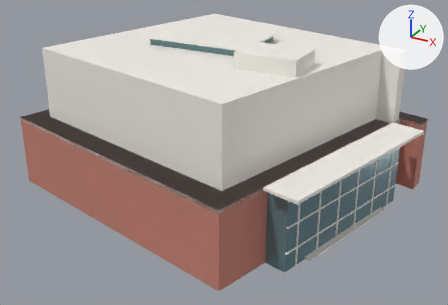
What one commit did to the Blender file assets/models/communal.blend.
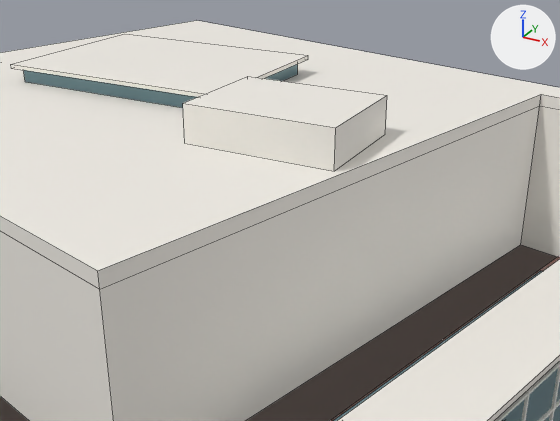
Old and new are each drawn whole from a 50 mm lens placed at (40.9, -72.5, 40.7), pointed at (2.3, -2.3, 5.7) and again close up from a 50 mm lens placed at (28.2, -37.2, 32.1), pointed at (11.4, -6.8, 16.8). Every picture has the same lights, and +X, +Y and +Z are marked at upper right. The first two pictures are the older version. The close-ups show mesh edges as thin lines.

Before the edit, the objects in view are built like this:
```python
me_com_terrace_edge = bpy.data.meshes.new('COM_terrace_edge')
me_com_terrace_edge.from_pydata(...)  # 12 vertices, 8 faces; spans x -24.2..26.5, y -24.0..23.9, z 9.5..10.0
me_com_terrace_edge.materials.append(mat_com_white)  # white #f3f0e8
me_com_upper = bpy.data.meshes.new('COM_upper')
me_com_upper.from_pydata(...)  # 12 vertices, 8 faces; spans x -20.6..23.0, y -20.2..20.1, z 10.0..19.2
me_com_upper.materials.append(mat_com_white)  # white #f3f0e8
me_cube_002 = bpy.data.meshes.new('Cube.002')
me_cube_002.from_pydata(...)  # a box spanning x -0.5..0.5, y -0.5..0.5, z -0.5..0.5
me_cube_002.materials.append(mat_com_white)  # white #f3f0e8
ob_com_roof_plant = bpy.data.objects.new('COM_roof_plant', me_cube_002)
ob_com_roof_plant.location = (10.84, -5.02, 20.9)
ob_com_roof_plant.scale = (8.0, 6.0, 2.0)
ob_com_terrace_edge = bpy.data.objects.new('COM_terrace_edge', me_com_terrace_edge)
ob_com_terrace_edge.location = (0.0, 0.0, 0.0)
ob_com_upper = bpy.data.objects.new('COM_upper', me_com_upper)
ob_com_upper.location = (0.0, 0.0, 0.0)
# also in view: 'COM_skylight' at (-1.8, 1.9, 20.4); 'COM_skylight_rim' at (-1.8, 1.9, 21.0); 'COM_canopy' at (21.7, -5.8, 10.4); 'COM_roof_edge' at (1.2, 0.0, 19.5); 'COM_atrium' at (20.2, -5.4, 5.0)
```
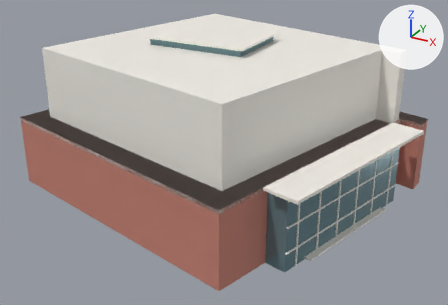
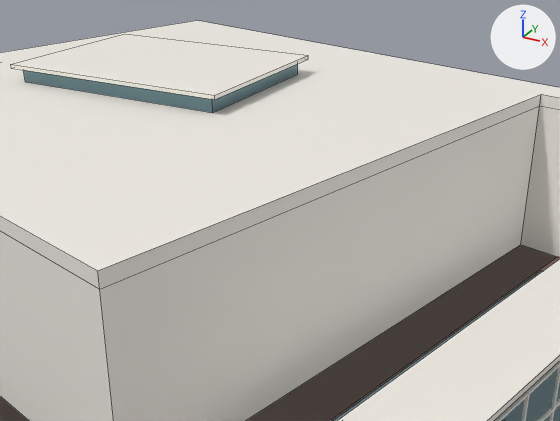
Changed parts and their boxes [x1, y1, x2, y2] in the close-ups (560 x 421 px):
'COM_roof_plant', deleted
    before: [183, 76, 387, 171]

The change, as a diff of the scene's bpy script:
```diff
--- a/assets/models/communal.blend.py
+++ b/assets/models/communal.blend.py
@@ ob_com_roof_plant @@
-ob_com_roof_plant = bpy.data.objects.new('COM_roof_plant', me_cube_002)
-ob_com_roof_plant.location = (10.84, -5.02, 20.9)
-ob_com_roof_plant.scale = (8.0, 6.0, 2.0)
```
